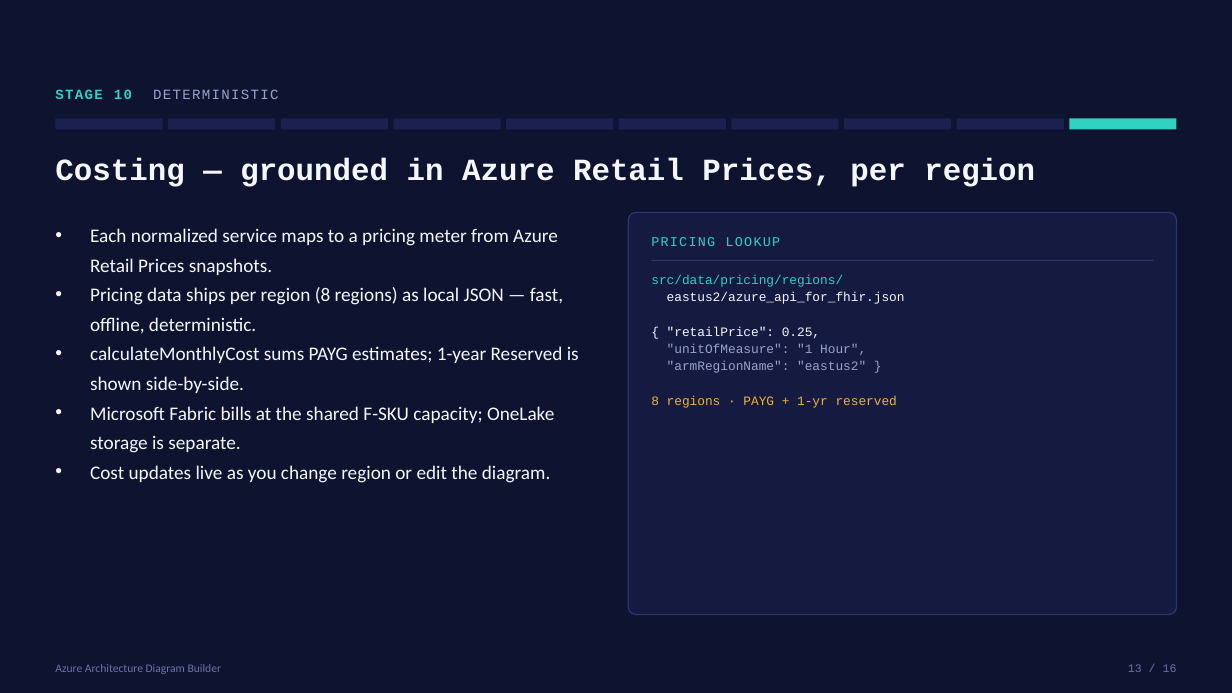
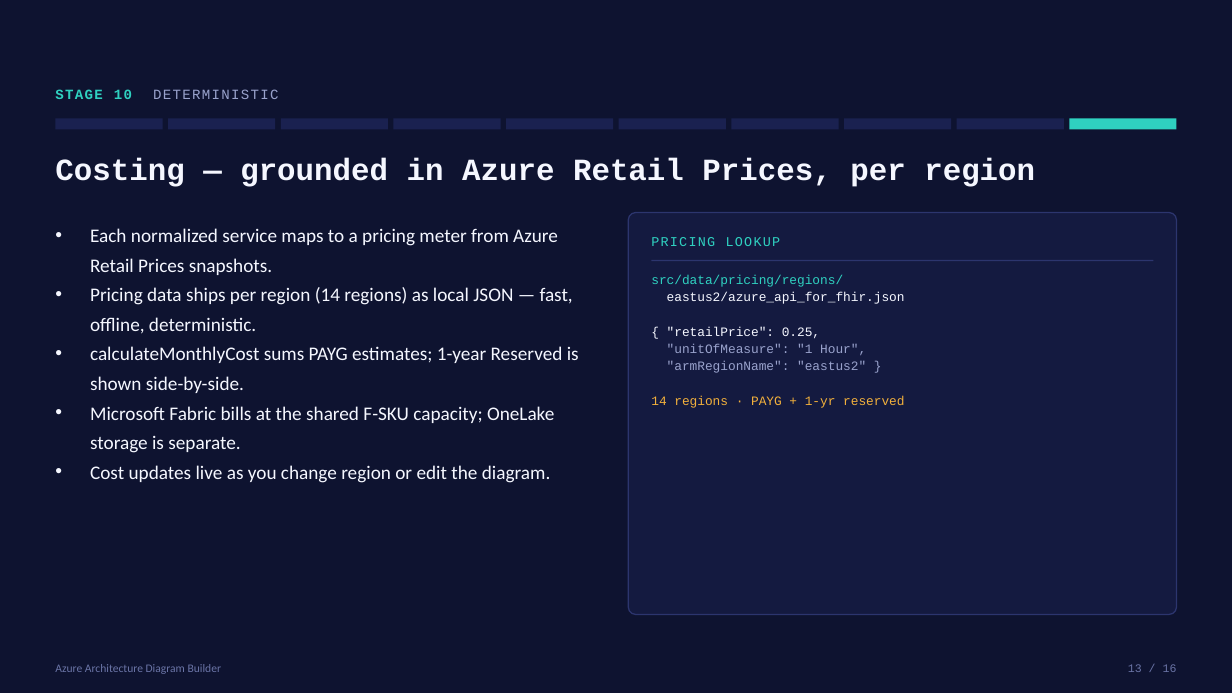
Before and after one commit to Arturo-Quiroga-MSFT/azure-architecture-diagram-builder, a slide deck: slide 13 of decks/diagram-generation/How-Diagrams-Are-Generated-Technical.pptx. Drawn at 1232x693 pixels with LibreOffice and Linux fonts; fonts in the diff are those of the drawing. Boxes give left, top, right and bottom in pixels: in the first picture for what was removed or moved away, otherwise in the second. Text is boxed around its words. In the diff, an @@ line names an element or a change of style, - is before the commit and + after.

```diff
--- a/decks/diagram-generation/How-Diagrams-Are-Generated-Technical.pptx
+++ b/decks/diagram-generation/How-Diagrams-Are-Generated-Technical.pptx
@@ text at [90,287,573,334]: text changed @@
-• Pricing data ships per region (8 regions) as local JSON — fast, offline, deterministic.
+• Pricing data ships per region (14 regions) as local JSON — fast, offline, deterministic.
@@ text at [651,395,904,408]: text changed @@
-8 regions · PAYG + 1-yr reserved
+14 regions · PAYG + 1-yr reserved
```
Also in this commit, not shown: 10 other slides changed, 8 other files.
